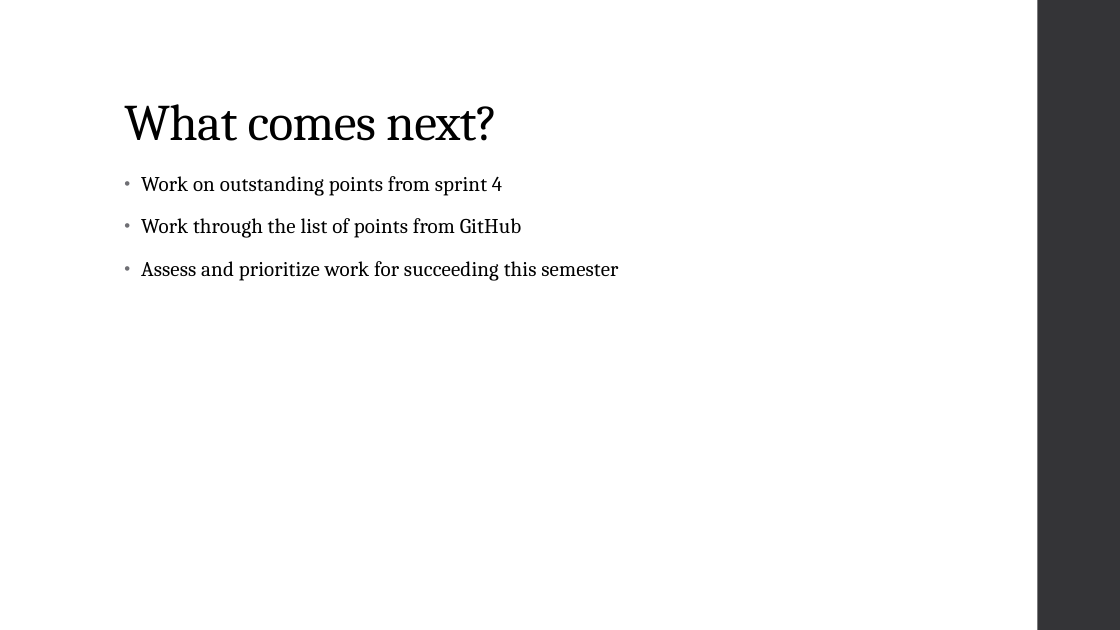
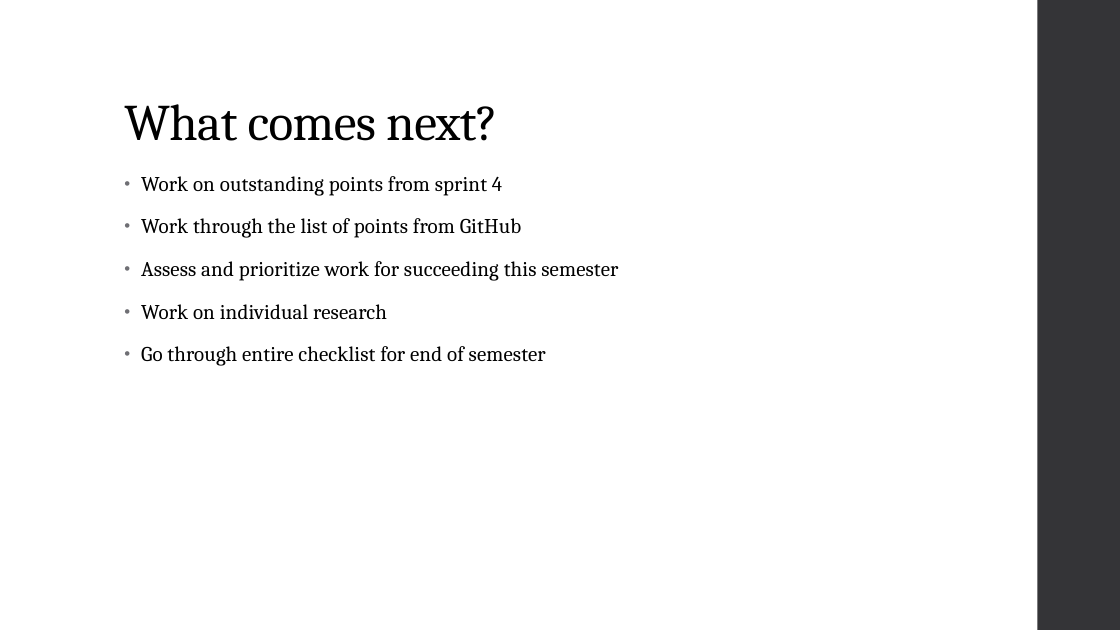
Before and after one commit to FHICT-Owen/ICAP, a slide deck: slide 5 of docs/Office_Docs/Sprint_4.pptx. Drawn at 1120x630 pixels with LibreOffice and Linux fonts; fonts in the diff are those of the drawing. Boxes give left, top, right and bottom in pixels: in the first picture for what was removed or moved away, otherwise in the second. Text is boxed around its words. In the diff, an @@ line names an element or a change of style, - is before the commit and + after.

```diff
--- a/docs/Office_Docs/Sprint_4.pptx
+++ b/docs/Office_Docs/Sprint_4.pptx
@@ text at [141,304,546,366]: paragraphs added @@
+• Work on individual research
+• Go through entire checklist for end of semester
```
Also in this commit, not shown: 1 other slide changed.
